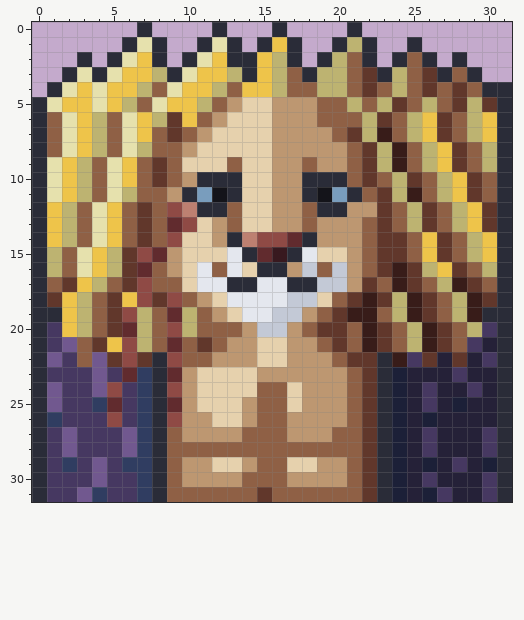
Pixel-art file: ui/sprites/portraits/vanguard_of_brimaz.aseprite. Above: the version before the commit.
32x32 pixels, 1 frame.
After the commit:
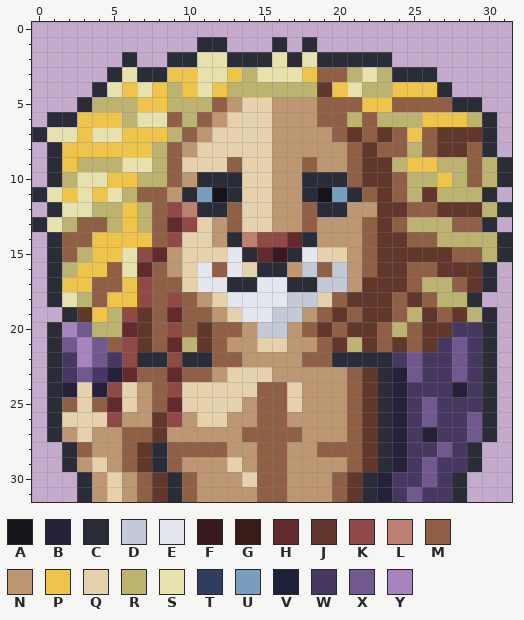
Palette (. is transparent): A #14141a  B #252138  C #2a2c38  D #c3c9d6  E #e4e7ee  F #38191f  G #381c19  H #612b2e  J #61372b  K #8f4a45  L #bd8071  M #8f6045  N #bd9771  P #eec44a  Q #e6d1ad  R #bdb371  S #e6e1ad  T #303d61  U #799dbd  V #1c2038  W #463861  X #71588f  Y #a684bd
Edits made:
Changed rows in their new state; - is an unchanged pixel.
first column x 0:
 0 -------.----.---.----.----------
 1 ------...---C.-.C.C-...--.------
 2 ---.-.C..C--S--CS-S-CC-C...-.---
 3 --...CSCCPPSSPRSSSPMMRSRCCC...--
 4 -...CS-SPR-SPRRR-RRJPSRRPPPC....
 5 ...CRR-PPRR----------MPPM-M-CC..
 6 .CC-PPRSSMR----------RMRR--PP-C.
 7 -S--SSP-PR------------MJ-PM-JJC.
 8 .CP-PPPPR--------------MMRMJ--C.
 9 .C--RRSSR--------------JRPPRR---
10 .CRSSP-RR--------------JMRRPRMR-
11 ---SP-------------------MRJ-RRC.
12 .CSSRRPR----------------JMMJJJR-
13 -S--MRPR------------------RRMMC.
14 .CM-P-PP------------------MRR-R-
15 .C-R-PS------------------JJ--MR-
16 .CRP-MS-----------------JMMJ-JC.
17 .CP-M-P----------------JJMR-M-C.
18 .CS--P--M-------------J-MJMR-C..
19 ..CJPR-J--M----------MJJMR--JR-.
20 .CYXRR-J--MJ--------MJJMRMJ-WWC.
21 .C-YXM-J--R----------RJMJMJWX-C.
22 .C-Y-W-C--CCMM-NN-MMCCC-WXWWXWC.
23 .C-XWB-MM-MMN--Q--------BXWWXWC.
24 .CBQB-QNM-Q-------------BW-W--C.
25 .CMQM-QNM-Q-------------BWXWWWC.
26 .CQQQ-NNJ--Q-N----------BWXWWXC.
27 .CNQNNMMJN-------M--N---BWBWWXC.
28 ..CMNNMJ-----NN--NN-----BW-XWC..
29 ..CNQNMJ----N----NN-----BWXW-C..
30 ...CNQNMJCM---Q-----MJCBWWXWC...
31 ...CNQNMJC-NNNNM-NNN-JCBWXW-C...
Pixel boxes of the changes (left, top, right, bottom) in both pictures:
changed: (32, 22, 512, 502)
